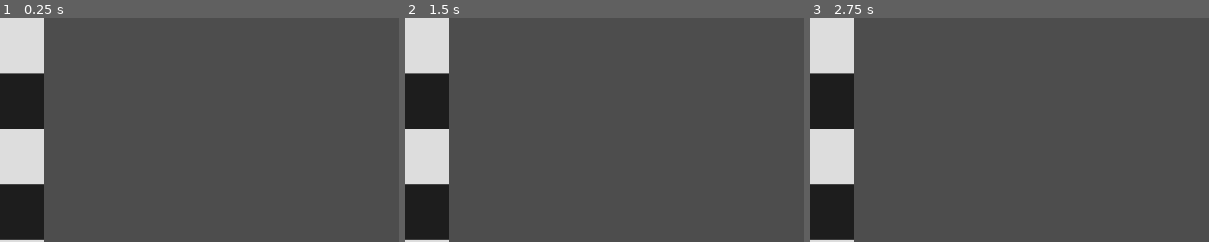
Above: before the commit, frames 1-3 (left to right).
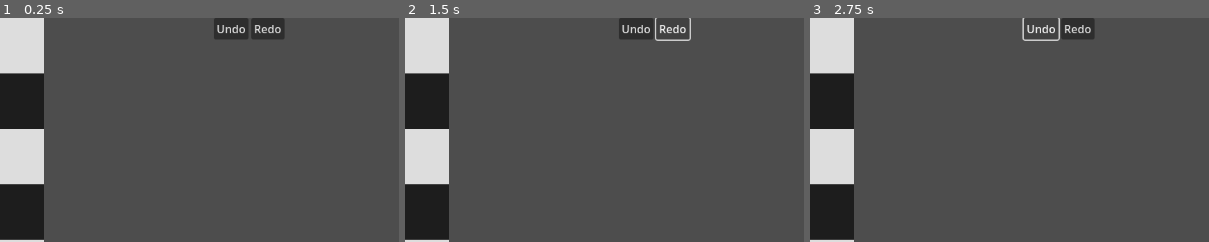
Above: after the commit, the same moments.

Repository: Hekkow/Chess
Game: Godot game, scene res://board.tscn
Two runs of this game, one before a commit and one after it. Both use one fixed random seed, a clock stepped at 60 frames per second and the inputs below.
Inputs (mouse positions are % of the whole screen's width and height, from its top left):
- Up to frame 1 (0.25 s): no input
- Up to frame 2 (1.5 s): click (79, 2) at 0.5 s, where only the run after the commit has a clickable "Undo"; click (84, 2) at 1.25 s, where only the run after the commit has a clickable "Redo"
- Up to frame 3 (2.75 s): click (79, 2) at 2 s, where only the run after the commit has a clickable "Undo"
The pictures show only the part of the screen within x 50-100%, y 0-50%; the shares and areas given below are measured in that part.

The runs differ from the first frame. In frame 1, 1.4% of the frame differs, in the area x 53-72%, y 0-10%; in frame 2, 1.0%; in frame 3, 1.0%.

Commit message:
implemented undo/redo

Diff:
--- a/Board.gd
+++ b/Board.gd
@@ -1,13 +1,15 @@
 extends Node2D
 
-@onready var pieceScene = load("res://square.tscn")
+@onready var piece_scene = load("res://square.tscn")
+@onready var undo_button = $CanvasLayer/Container/HBoxContainer/Undo
+@onready var redo_button = $CanvasLayer/Container/HBoxContainer/Redo
 
-var viewingMoves := false
-var currentlySelected: Square
-var possibleMoves
-var previousMoves = []
-
-var startingPieces = {
+var viewing_moves := false
+var currently_selected: Square
+var possible_moves
+var previous_moves = []
+var next_moves = []
+var starting_pieces = {
 	Vector2i(0, 1): [Pawn, "w"],
 	Vector2i(1, 1): [Pawn, "w"],
 	Vector2i(2, 1): [Pawn, "w"],
@@ -21,48 +23,56 @@
 
 var board = {}
 
+var turn = 'w'
+
 func _ready():
 	for i in 64:
-		var square = pieceScene.instantiate()
+		var square = piece_scene.instantiate()
 		var pos = Vector2i(i % 8, (i / 8))
 		square.setXY(pos)
 		square.clicked.connect(on_piece_clicked)
 
 		add_child(square)
-		if pos in startingPieces:
-			var piece = startingPieces[pos]
+		if pos in starting_pieces:
+			var piece = starting_pieces[pos]
 			square.setPiece(piece[0], piece[1])
 		board[pos] = square
+	undo_button.pressed.connect(undo)
+	redo_button.pressed.connect(redo)
 
 
 func on_piece_clicked(square: Square):
-	if viewingMoves:
-		if square in possibleMoves:
-			highlightSquares(currentlySelected.getMoves(board), currentlySelected, false)
-			var move = Move.new(currentlySelected, square)
-			previousMoves.append(move)
+	if viewing_moves:
+		if square in possible_moves:
+			highlight_squares(currently_selected.getMoves(board), currently_selected, false)
+			var move = Move.new(currently_selected, square)
+			previous_moves.append(move)
 			move.activate()
-			previousMoves = []
-			viewingMoves = false
-			currentlySelected = null
-		elif not square.piece or currentlySelected == square:
-			highlightSquares(square.getMoves(board), square, false)
-			viewingMoves = false
-		elif square.getPieceColor() == currentlySelected.getPieceColor():
-			highlightSquares(currentlySelected.getMoves(board), currentlySelected, false)
-			highlightSquares(square.getMoves(board), square, true)
+			next_moves = []
+			possible_moves = []
+			viewing_moves = false
+			currently_selected = null
+			swap_turn()
+		elif not square.piece or currently_selected == square:
+			highlight_squares(square.getMoves(board), square, false)
+			viewing_moves = false
+		elif square.getPieceColor() == currently_selected.getPieceColor():
+			highlight_squares(currently_selected.getMoves(board), currently_selected, false)
+			highlight_squares(square.getMoves(board), square, true)
 
 	else:
-		if square.piece:
-			highlightSquares(square.getMoves(board), square, true)
-			viewingMoves = true
-	currentlySelected = square
+		if square.piece and square.getPieceColor() == turn:
+			highlight_squares(square.getMoves(board), square, true)
+			viewing_moves = true
+	currently_selected = square
 
+func swap_turn():
+	turn = ['w', 'b'].filter(func (t): return t != turn)[0]
 
-func highlightSquares(squares, current, on):
+func highlight_squares(squares, current, on):
 	squares = squares.map(func (s): return board[s])
-	if (on):
-		possibleMoves = squares
+	if on:
+		possible_moves = squares
 		current.highlight()
 		for square in squares:
 			square.highlight()
@@ -70,3 +80,16 @@
 		current.unhighlight()
 		for square in squares:
 			square.unhighlight()
+
+func undo():
+	var previous_move = previous_moves.pop_back()
+	if not previous_move:
+		return
+	previous_move.undo()
+	next_moves.append(previous_move)
+func redo():
+	var next_move = next_moves.pop_back()
+	if not next_move:
+		return
+	next_move.activate()
+	previous_moves.append(next_move)
--- a/Move.gd
+++ b/Move.gd
@@ -1,15 +1,26 @@
 extends Node
 class_name Move
 
-var fromSquare: Square
-var toSquare: Square
+var from_square: Square
+var to_square: Square
+var original_from_piece
+var original_to_piece
+var set_pawn_moved_once = false
 
-func _init(_fromSquare: Square, _toSquare: Square) -> void:
-	self.fromSquare = _fromSquare
-	self.toSquare = _toSquare
+func _init(_from_square: Square, _to_square: Square) -> void:
+	self.from_square = _from_square
+	self.to_square = _to_square
 func activate() -> void:
-	var piece = fromSquare.piece
-	if piece is Pawn:
-		piece.movedOnce = true
-	toSquare.setPiece(piece)
-	fromSquare.setPiece(null)
+	original_from_piece = from_square.piece
+	original_to_piece = to_square.piece
+	if original_from_piece is Pawn:
+		original_from_piece.movedOnce = true
+		set_pawn_moved_once = true
+	to_square.setPiece(original_from_piece)
+	from_square.setPiece(null)
+func undo() -> void:
+	from_square.setPiece(original_from_piece)
+	to_square.setPiece(original_to_piece)
+	if set_pawn_moved_once:
+		original_from_piece.movedOnce = false
+		set_pawn_moved_once = false
--- a/Pawn.gd
+++ b/Pawn.gd
@@ -7,16 +7,17 @@
 
 func getMoves(board, pos):
 	var moves = []
-	for move in [Vector2i(1, 1), Vector2i(-1, 1)]:
+	var c = 1 if color == 'w' else -1
+	for move in [Vector2i(1, 1 * c), Vector2i(-1, 1 * c)]:
 		var currentMove = pos + move
 		if currentMove not in board:
 			continue
 		var currentMoveColor = board[currentMove].getPieceColor()
 		if currentMoveColor not in ['n', color]:
 			moves.append(currentMove)
-	var forwardMoves = [Vector2i(0, 1)]
+	var forwardMoves = [Vector2i(0, 1 * c)]
 	if not movedOnce:
-		forwardMoves.append(Vector2i(0, 2))
+		forwardMoves.append(Vector2i(0, 2 * c))
 	for move in forwardMoves:
 		var currentMove = pos + move
 		if currentMove not in board:
@@ -24,9 +25,6 @@
 		var currentMoveColor = board[currentMove].getPieceColor()
 		if currentMoveColor == 'n':
 			moves.append(currentMove)
-		elif currentMoveColor != color:
-			moves.append(currentMove)
-			return moves
 		else:
 			return moves
 	return moves
--- a/Square.gd
+++ b/Square.gd
@@ -20,7 +20,6 @@
 func on_click(event: InputEvent):
 	if event.is_action_pressed("click"):
 		clicked.emit(self)
-		#setPiece(Pawn.new("w"))
 
 func setXY(_pos):
 	self.pos = _pos
--- a/board.tscn
+++ b/board.tscn
@@ -4,3 +4,25 @@
 
 [node name="Board" type="Node2D"]
 script = ExtResource("1_trq88")
+
+[node name="CanvasLayer" type="CanvasLayer" parent="."]
+
+[node name="Container" type="Container" parent="CanvasLayer"]
+anchors_preset = 11
+anchor_left = 1.0
+anchor_right = 1.0
+anchor_bottom = 1.0
+offset_left = -267.0
+grow_horizontal = 0
+grow_vertical = 2
+
+[node name="HBoxContainer" type="HBoxContainer" parent="CanvasLayer/Container"]
+layout_mode = 2
+
+[node name="Undo" type="Button" parent="CanvasLayer/Container/HBoxContainer"]
+layout_mode = 2
+text = "Undo"
+
+[node name="Redo" type="Button" parent="CanvasLayer/Container/HBoxContainer"]
+layout_mode = 2
+text = "Redo"
